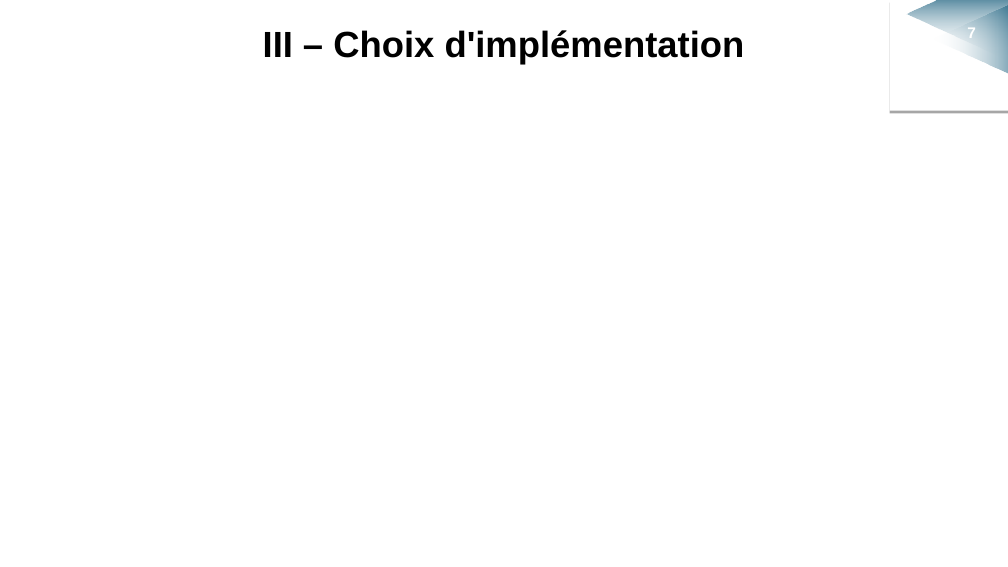
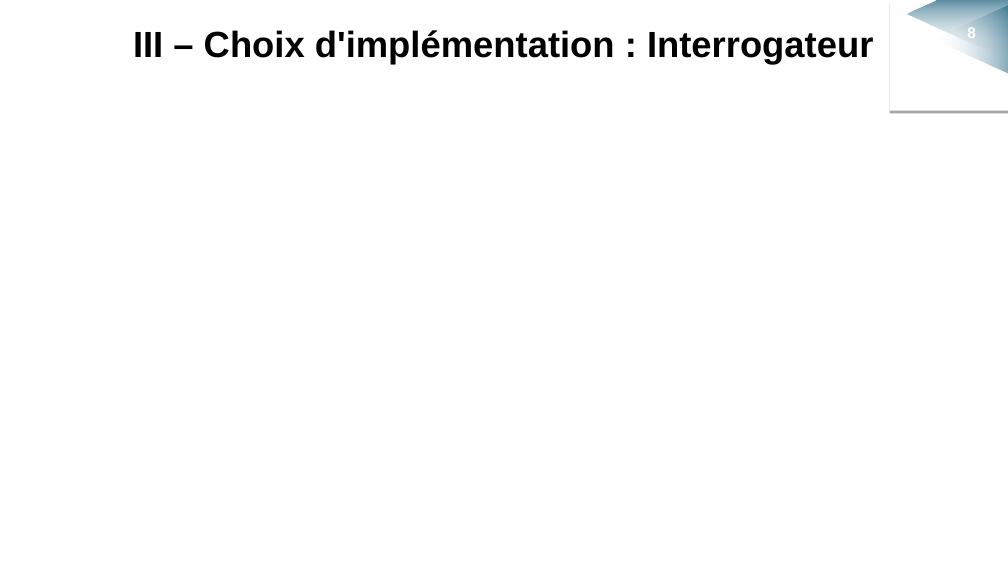
Before and after one commit to sizo0/BDAProject, a slide deck: slide 8 of Documents/Presentation/BDA_presentation.odp (slide 7 before the commit). Drawn at 1008x567 pixels with LibreOffice and Linux fonts; fonts in the diff are those of the drawing; background and template pictures are left out. Boxes give left, top, right and bottom in pixels: in the first picture for what was removed or moved away, otherwise in the second. Text is boxed around its words. In the diff, an @@ line names an element or a change of style, - is before the commit and + after.

Commit message:
choix d'implementation autres odt

```diff
--- a/Documents/Presentation/BDA_presentation.odp
+++ b/Documents/Presentation/BDA_presentation.odp
@@ page number at bbox=[967, 28, 976, 38]: text changed @@
-7
+8
@@ text at bbox=[133, 30, 873, 64]: text changed @@
-III – Choix d'implémentation
+III – Choix d'implémentation : Interrogateur
```
Also in this commit, not shown: 2 slides added, 1 other file.
